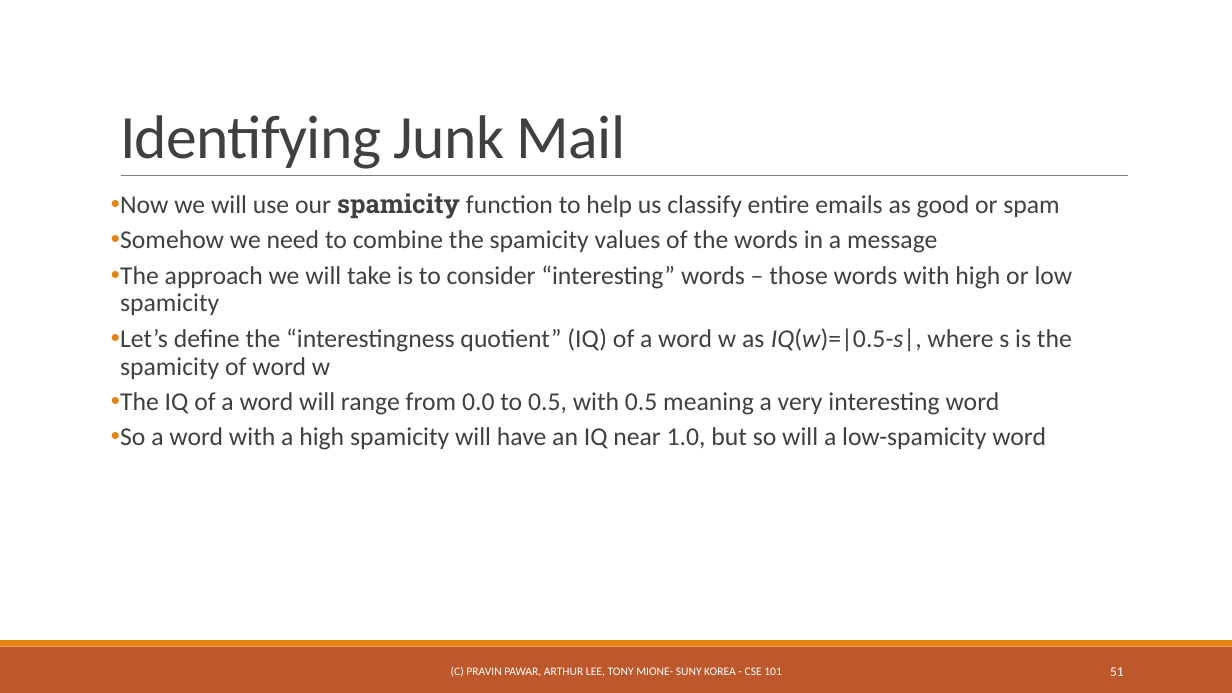
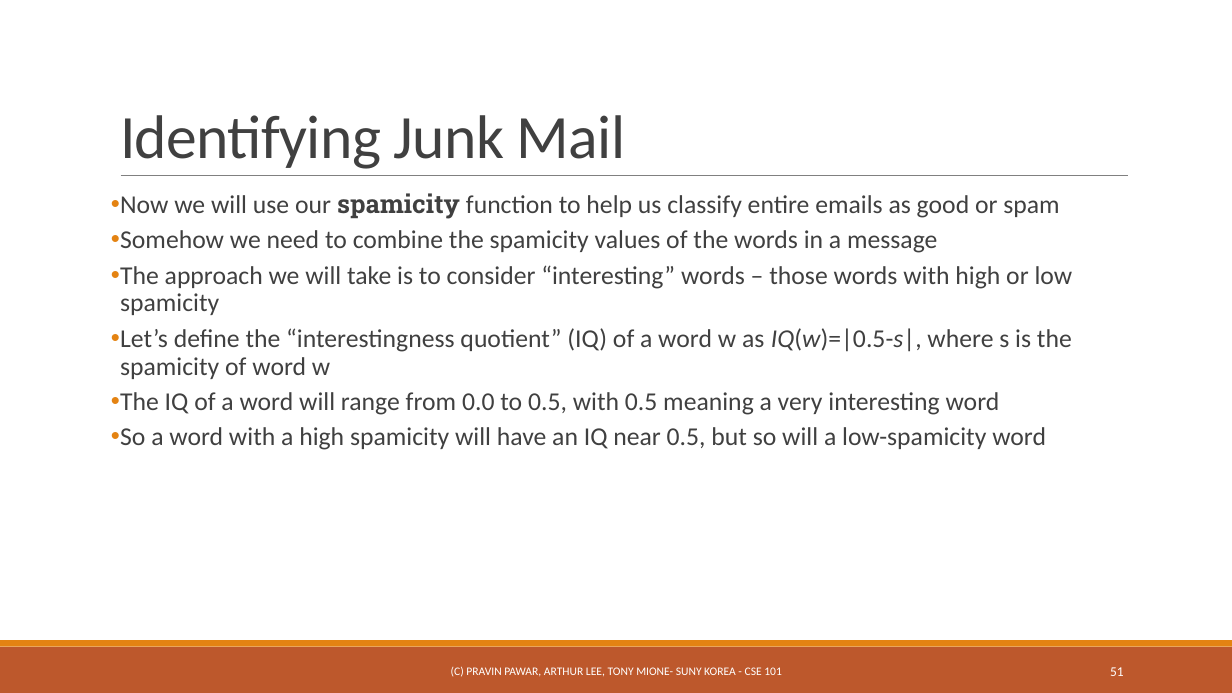
Before and after one commit to ppawar/ppawar.github.io, a slide deck: slide 51 of CSE101-S19/Slides/PPT/CSE101_Lec8.pptx. Drawn at 1232x693 pixels with LibreOffice and Linux fonts; fonts in the diff are those of the drawing. Boxes give left, top, right and bottom in pixels: in the first picture for what was removed or moved away, otherwise in the second. Text is boxed around its words. In the diff, an @@ line names an element or a change of style, - is before the commit and + after.

```diff
--- a/CSE101-S19/Slides/PPT/CSE101_Lec8.pptx
+++ b/CSE101-S19/Slides/PPT/CSE101_Lec8.pptx
@@ text at (120, 427, 1046, 450): text changed @@
-• So a word with a high spamicity will have an IQ near 1.0, but so will a low-spamicity word
+• So a word with a high spamicity will have an IQ near 0.5, but so will a low-spamicity word
```
Also in this commit, not shown: 8 other files.
